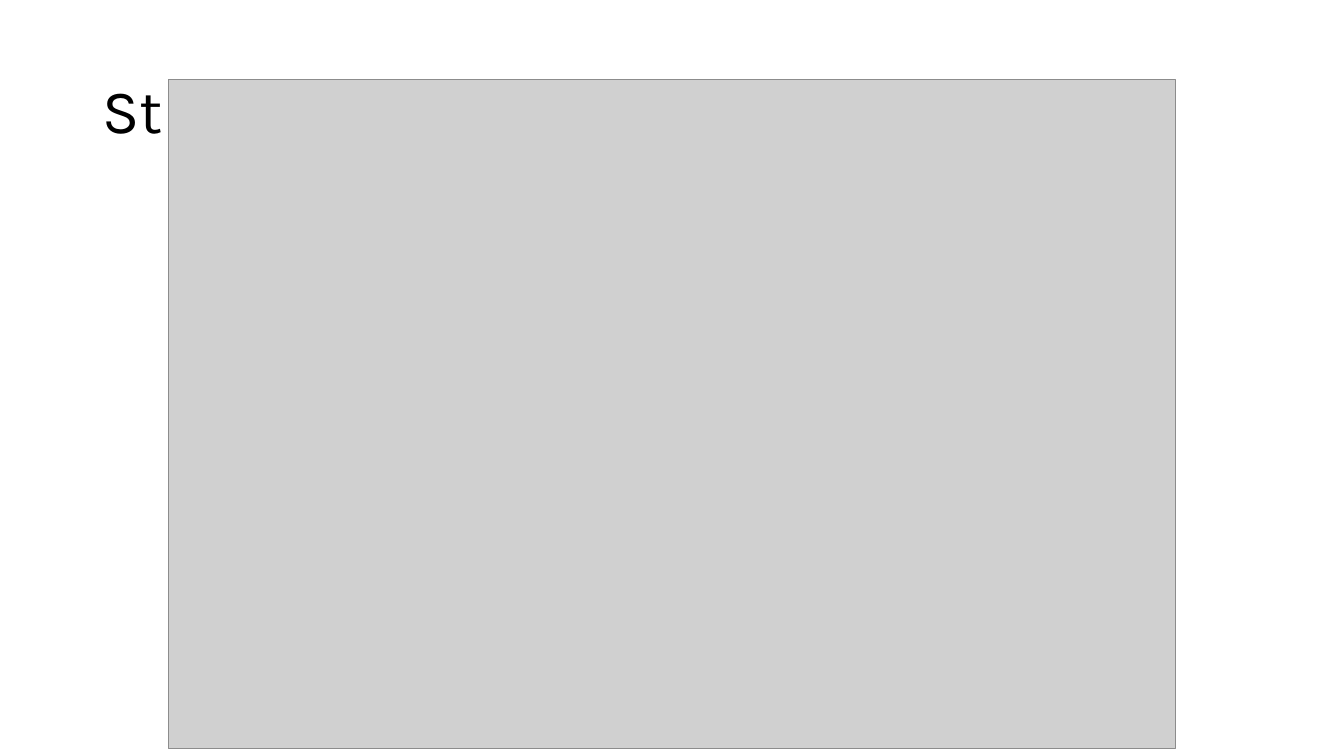
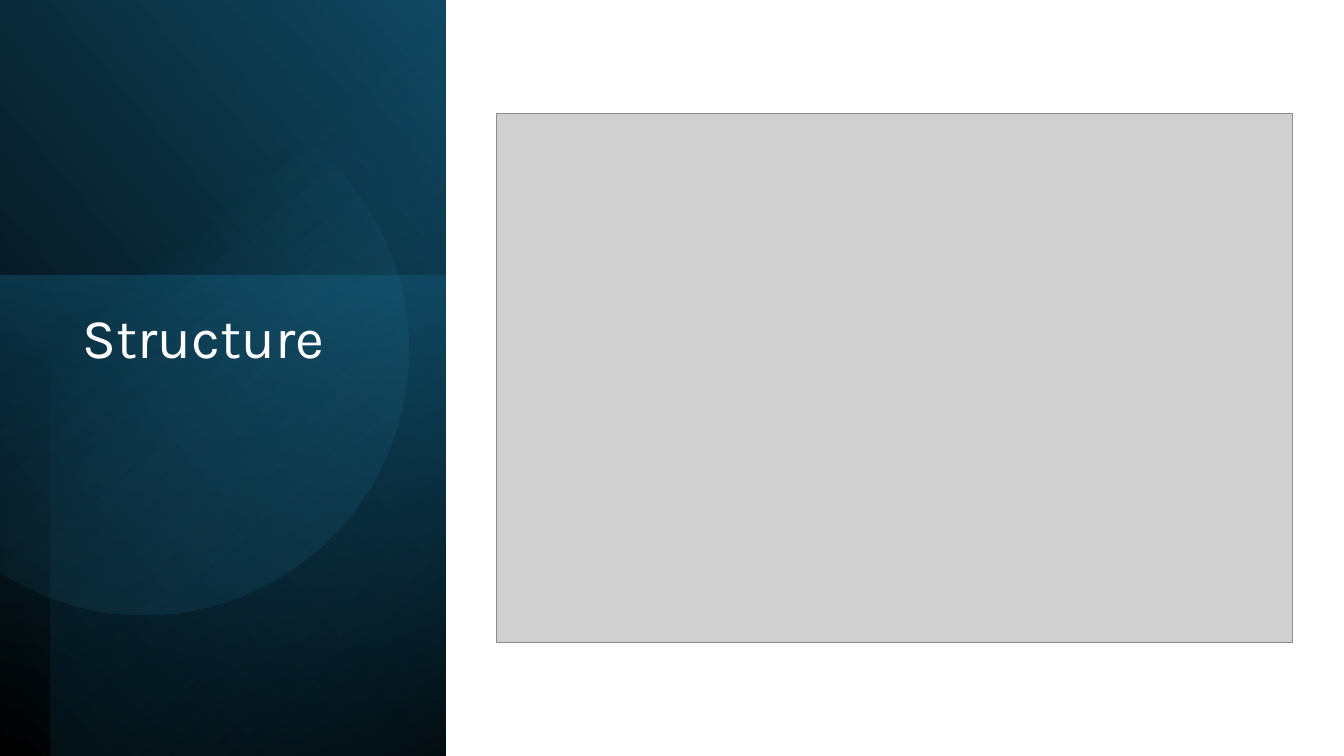
Before and after one commit to sebivenlo/esd-2024-threejs, a slide deck: slide 7 of Präsentation.pptx (slide 8 before the commit). Drawn at 1344x756 pixels with LibreOffice and Linux fonts; fonts in the diff are those of the drawing; grey boxes stand for pictures. Boxes give left, top, right and bottom in pixels: in the first picture for what was removed or moved away, otherwise in the second. Text is boxed around its words. In the diff, an @@ line names an element or a change of style, - is before the commit and + after.

```diff
--- a/Präsentation.pptx
+++ b/Präsentation.pptx
@@ rectangle added at bbox=[0, 0, 446, 756], fill gradient #000000 to #104862 @@
@@ rectangle added at bbox=[50, 0, 446, 756], fill gradient #000000 to #156082 @@
@@ freeform shape added at bbox=[0, 52, 457, 662], fill gradient #46B1E1 to #104862 @@
@@ picture: place and size @@
-picture at bbox=[168, 80, 1176, 748]
+picture at bbox=[496, 113, 1293, 642]
@@ rectangle added at bbox=[0, 276, 446, 756], fill gradient #156082 to #0B3041 @@
@@ title "Structure": place and size @@
-title "Structure" at bbox=[102, 78, 368, 148]
+title "Structure" at bbox=[83, 322, 325, 359]
@@ title "Structure" at bbox=[83, 322, 325, 359]: size 44 to 40 pt, text colour #000000 to #FFFFFF; vertical alignment middle to top @@
```
Also in this commit, not shown: 4 other slides changed, 7 slides added, 7 slides removed.
